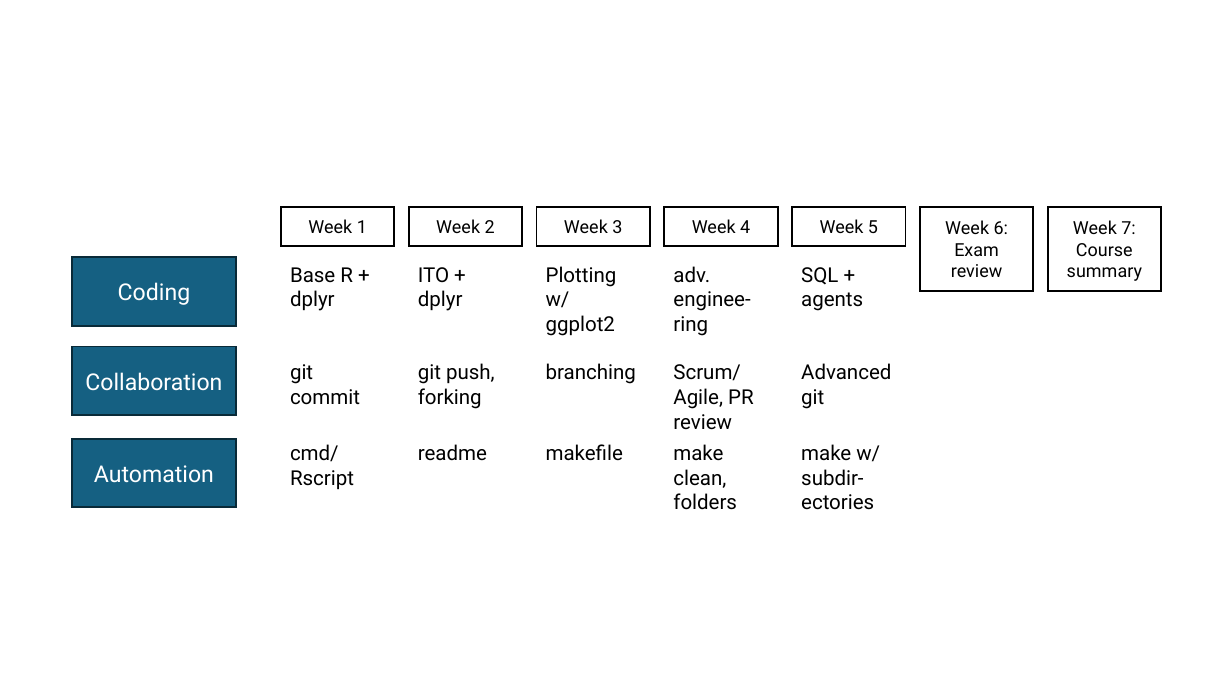
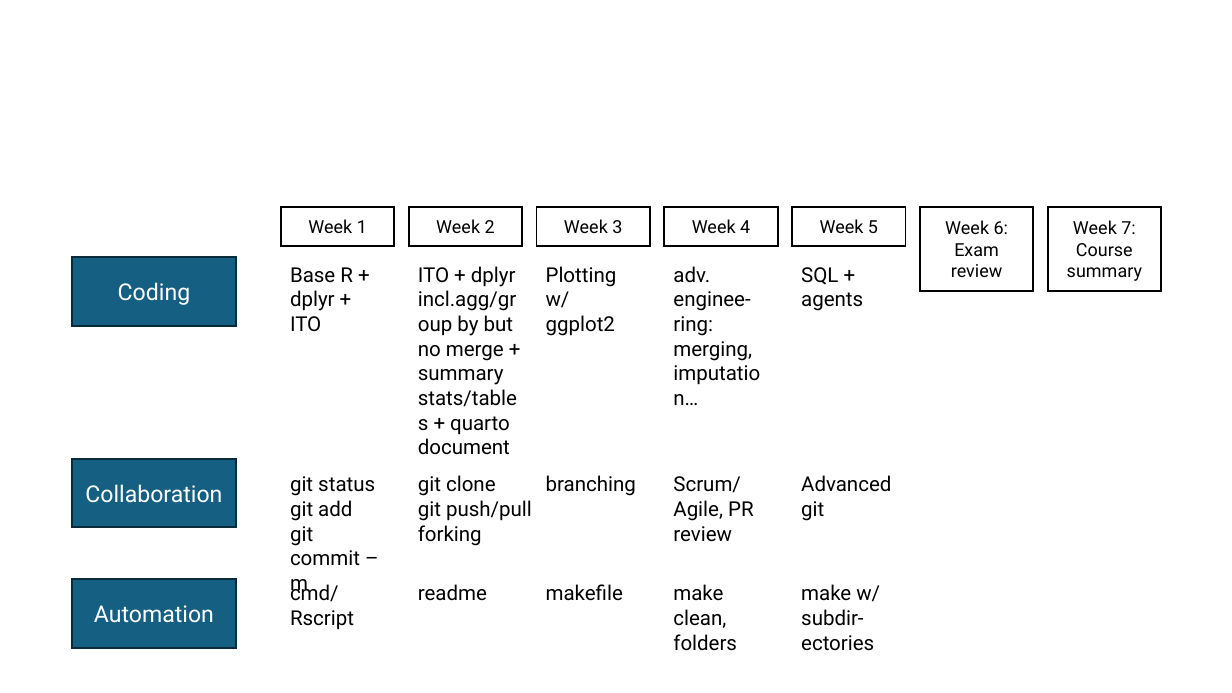
Before and after one commit to hannesdatta/course-dprep, a slide deck: slide 2 of material/lectures/week1_opening/framework2.pptx. Drawn at 1232x693 pixels with LibreOffice and Linux fonts; fonts in the diff are those of the drawing. Boxes give left, top, right and bottom in pixels: in the first picture for what was removed or moved away, otherwise in the second. Text is boxed around its words. In the diff, an @@ line names an element or a change of style, - is before the commit and + after.

```diff
--- a/material/lectures/week1_opening/framework2.pptx
+++ b/material/lectures/week1_opening/framework2.pptx
@@ text at <box>290,267,353,332</box>: text changed @@
-Base R +
-dplyr
+Base R +
+dplyr + ITO
@@ text at <box>418,266,517,455</box>: text changed @@
-ITO + dplyr
+ITO + dplyr incl.agg/group by but no merge + summary stats/tables + quarto document
@@ text at <box>673,266,752,361</box>: text changed @@
-adv. enginee-ring
+adv. enginee-ring: merging, imputation…
@@ text at <box>290,476,375,596</box>: text changed @@
-git commit
+git status
+git add
+git commit –m
@@ text at <box>418,475,532,546</box>: text changed @@
-git push, forking
+git clone
+git push/pull
+forking
@@ 3 texts, 1 rectangle: place and size @@
-3 texts, 1 rectangle at <box>72,347,891,430</box>
+3 texts, 1 rectangle at <box>72,458,891,542</box>
@@ 5 texts, 1 rectangle: place and size @@
-5 texts, 1 rectangle at <box>72,439,880,510</box>
+5 texts, 1 rectangle at <box>72,579,880,651</box>
```
Also in this commit, not shown: 6 other files.
